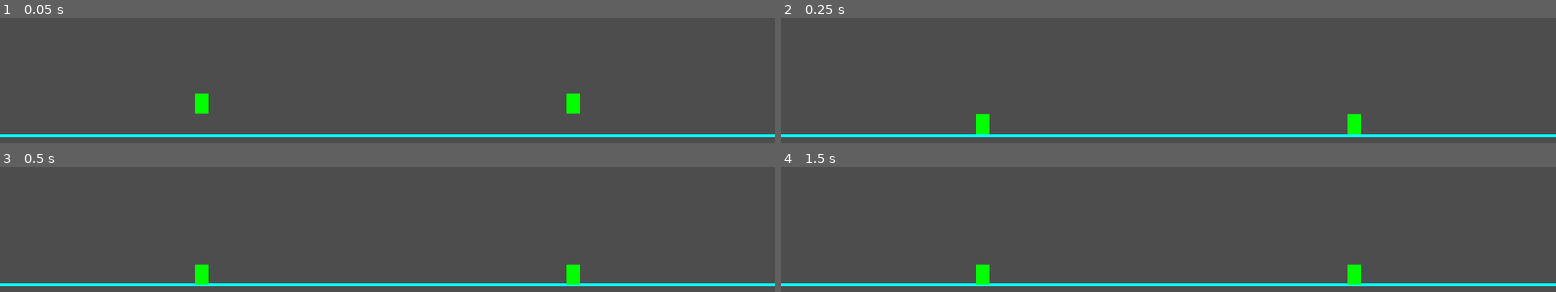
Above: before the commit, frames 1-4 (two rows, left to right).
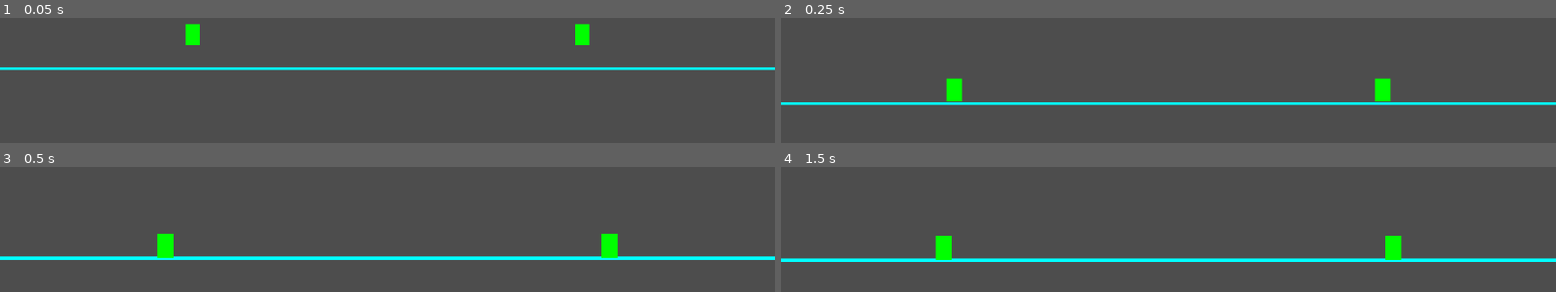
Above: after the commit, the same moments.

Repository: redbebero/1vs1
Game: Godot game, scene res://Scenes/game.tscn
Same seed, same stepped clock (60 frames per second), same inputs: the game is played once before the commit and once after it.
Inputs:
- Up to frame 1 (0.05 s): no input
- Up to frame 2 (0.25 s): no input
- Up to frame 3 (0.5 s): no input
- Up to frame 4 (1.5 s): tap Enter at 1.25 s

The runs differ from the first frame. In frame 1, 5.9% of the frame differs, in the area x 0-100%, y 4-96%; in frame 2, 6.0%; in frame 3, 6.7%, in the area x 0-100%, y 53-96%; in frame 4, 6.7%.

Commit message:
camera add

Diff:
--- a/Scenes/game.tscn
+++ b/Scenes/game.tscn
@@ -1,6 +1,7 @@
-[gd_scene load_steps=3 format=3 uid="uid://dgoy047ramjii"]
+[gd_scene load_steps=4 format=3 uid="uid://dgoy047ramjii"]
 
 [ext_resource type="PackedScene" uid="uid://4k4eq8cgyrgx" path="res://Scenes/Player.tscn" id="1_fighter"]
+[ext_resource type="Script" uid="uid://dmus58cviu6gx" path="res://Scripts/Core/DynamicCamera.gd" id="2_camera"]
 
 [sub_resource type="WorldBoundaryShape2D" id="WorldBoundaryShape2D_ground"]
 
@@ -23,3 +24,7 @@
 [node name="Player2" parent="." instance=ExtResource("1_fighter")]
 position = Vector2(852, 450)
 PlayerId = 2
+
+[node name="DynamicCamera" type="Camera2D" parent="."]
+position = Vector2(576, 450)
+script = ExtResource("2_camera")
--- /dev/null
+++ b/Scripts/Core/DynamicCamera.gd
@@ -0,0 +1,61 @@
+extends Camera2D
+
+@export var player1_path: NodePath = "../Player1"
+@export var player2_path: NodePath = "../Player2"
+@export var min_zoom: float = 0.5 # Max zoom out (see more area)
+@export var max_zoom: float = 2.0 # Max zoom in (closer view)
+@export var margin: Vector2 = Vector2(400, 300) # Margin around players
+@export var smooth_speed: float = 5.0
+@export var y_offset: float = -100.0 # Shift camera up a bit so players aren't vertically centered (allows seeing jump height)
+
+var player1: Node2D
+var player2: Node2D
+
+func _ready() -> void:
+	player1 = get_node_or_null(player1_path)
+	player2 = get_node_or_null(player2_path)
+
+	if not player1 or not player2:
+		set_physics_process(false)
+		push_error("DynamicCamera: Players not found! Check node paths.")
+
+# Changed to _physics_process to sync with Player movement (CharacterBody2D)
+# This prevents visual "jitter" caused by the camera updating at a different rate (fps) than the physics (tps).
+func _physics_process(delta: float) -> void:
+	if not player1 or not player2:
+		return
+
+	var p1_pos = player1.global_position
+	var p2_pos = player2.global_position
+
+	# Calculate center
+	var center = (p1_pos + p2_pos) / 2.0
+	var target_pos = center
+	target_pos.y += y_offset
+
+	# Smoothly move position
+	position = position.lerp(target_pos, smooth_speed * delta)
+
+	# Calculate Zoom
+	var screen_size = get_viewport_rect().size
+	var bounds_size = (p1_pos - p2_pos).abs() + margin
+
+	# Calculate required zoom to fit width and height
+	# For Godot 4: Zoom > 1 is Zoom In. Zoom < 1 is Zoom Out.
+	# We want: screen_size / bounds_size
+	# Example: Screen 1000, Bounds 500 -> Zoom 2.0 (Zoom In)
+	# Example: Screen 1000, Bounds 2000 -> Zoom 0.5 (Zoom Out)
+
+	var zoom_x = screen_size.x / max(bounds_size.x, 100.0)
+	var zoom_y = screen_size.y / max(bounds_size.y, 100.0)
+
+	# We pick the smaller zoom value to ensure everything fits
+	# (e.g. if we need 0.5 for width and 1.0 for height, we must use 0.5)
+	var target_zoom_val = min(zoom_x, zoom_y)
+
+	# Clamp zoom
+	target_zoom_val = clamp(target_zoom_val, min_zoom, max_zoom)
+
+	var target_zoom = Vector2(target_zoom_val, target_zoom_val)
+
+	zoom = zoom.lerp(target_zoom, smooth_speed * delta)
--- a/project.godot
+++ b/project.godot
@@ -17,7 +17,7 @@
 
 [display]
 
-window/subwindows/embed_subwindows=false
+window/size/mode=2
 
 [input]
 
Not shown, added: Scripts/Core/DynamicCamera.gd.uid
Not shown, changed: build/web/index.apple-touch-icon.png.import
Not shown, changed: build/web/index.icon.png.import
Not shown, changed: build/web/index.png.import
Not shown, changed: export_presets.cfg
Not shown, changed: build/web/index.html
Not shown, changed: build/web/index.pck
